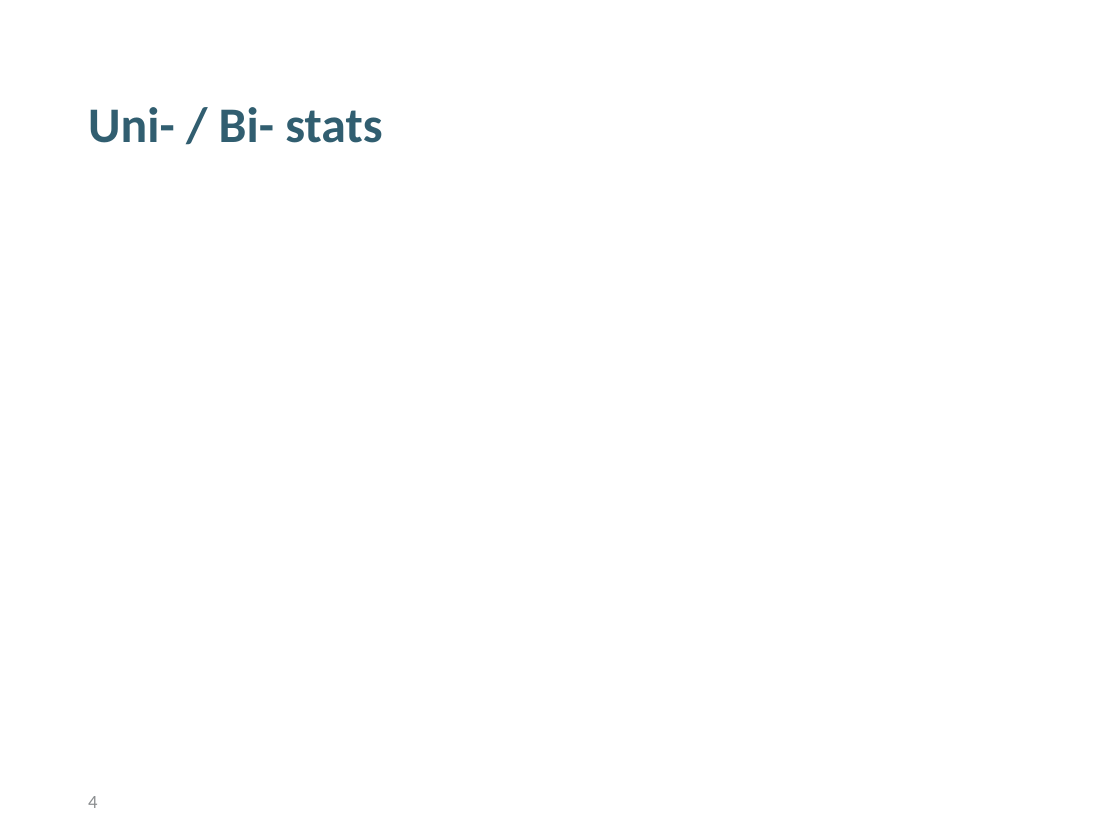
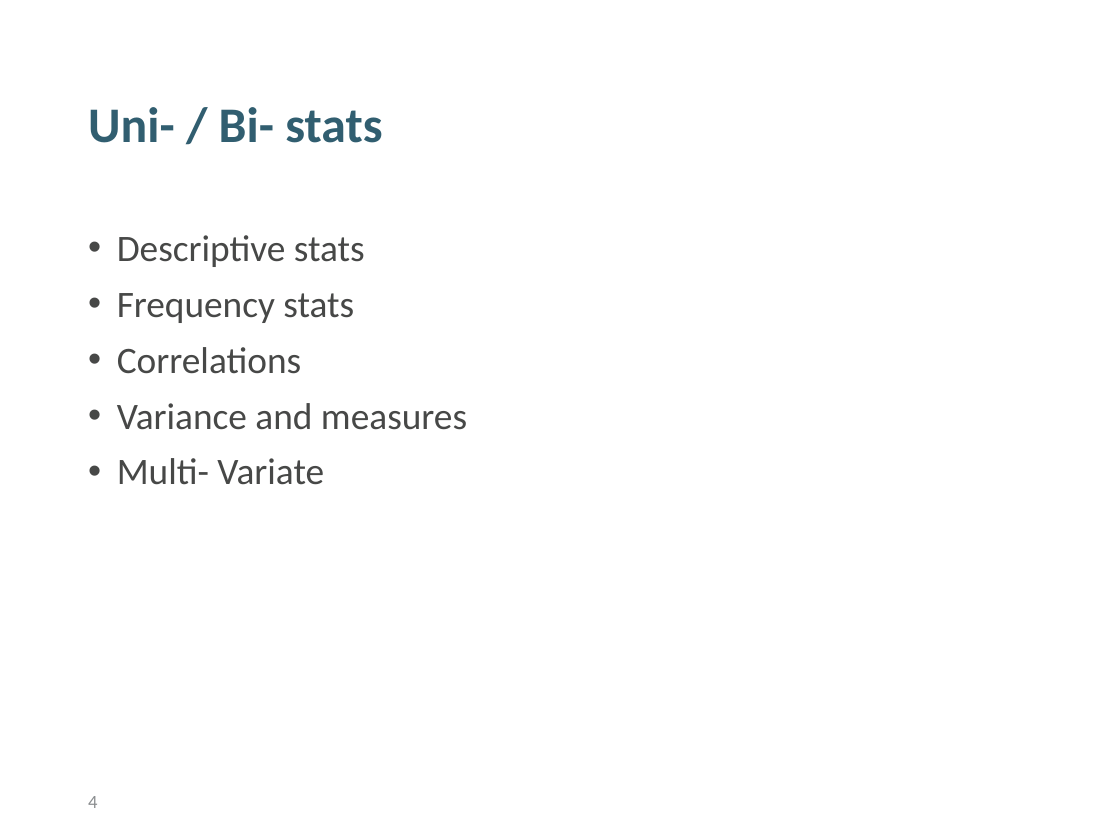
Before and after one commit to tomazgeni/HerculePoirot, a slide deck: slide 4 of PredpripravaObdelavaPodatkov_Delavnica.pptx. Drawn at 1120x840 pixels with LibreOffice and Linux fonts; fonts in the diff are those of the drawing; background and template pictures are left out. Boxes give left, top, right and bottom in pixels: in the first picture for what was removed or moved away, otherwise in the second. Text is boxed around its words. In the diff, an @@ line names an element or a change of style, - is before the commit and + after.

```diff
--- a/PredpripravaObdelavaPodatkov_Delavnica.pptx
+++ b/PredpripravaObdelavaPodatkov_Delavnica.pptx
@@ text added at <box>117,235,467,485</box>, 24 pt, text #474847 @@
+• Descriptive stats
+• Frequency stats
+• Correlations
+• Variance and measures
+• Multi- Variate
```
Also in this commit, not shown: 2 other slides changed, 3 slides added, 1 slide removed.
